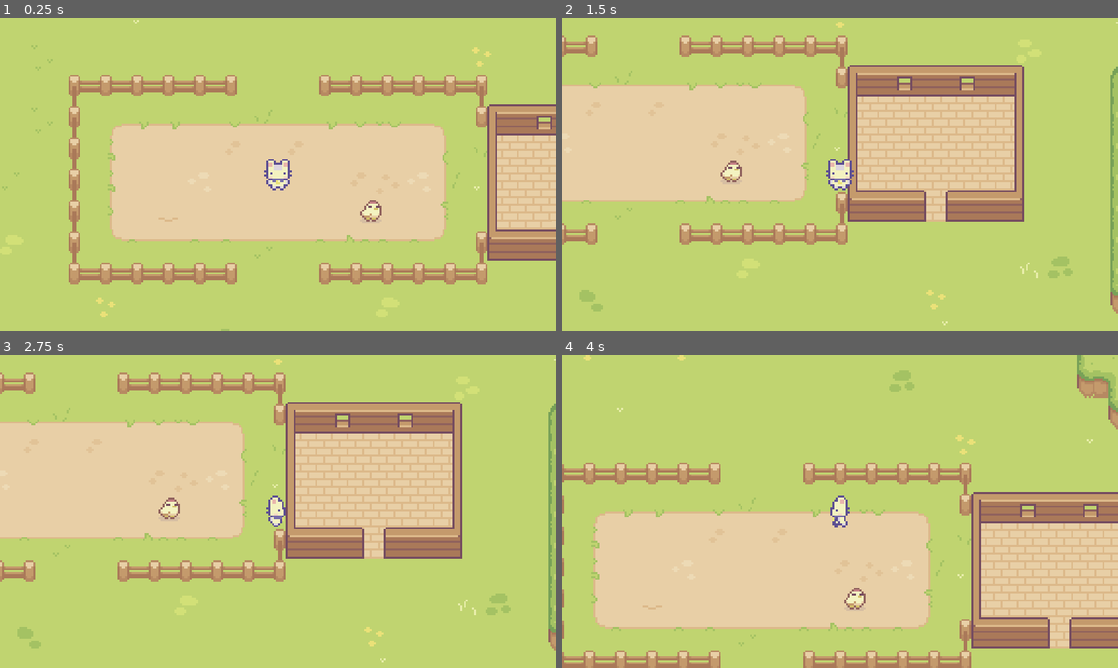
Above: before the commit, frames 1-4 (two rows, left to right).
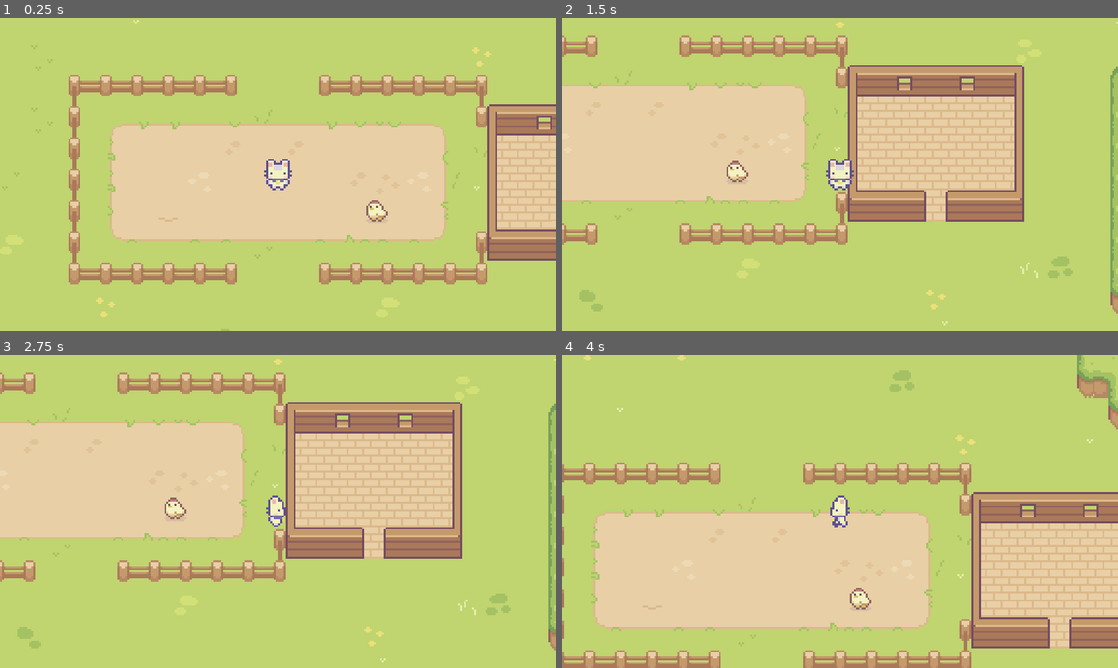
Above: after the commit, the same moments.

Repository: wiredwarbler/godot-playground
Game: Godot game, scene res://level/game_level.tscn
Same seed, same stepped clock (60 frames per second), same inputs: the game is played once before the commit and once after it.
Inputs:
- Up to frame 1 (0.25 s): no input
- Up to frame 2 (1.5 s): hold D (right) 0.53-1.28 s; hold Ctrl (ctrl) 0.53-1.28 s; hold S (down) from 1.28 s (still down); tap Ctrl (ctrl) at 1.35 s
- Up to frame 3 (2.75 s): release S (down) at 2.03 s; hold D (right) from 2.03 s (still down); hold Ctrl (ctrl) from 2.03 s (still down)
- Up to frame 4 (4 s): release D (right) at 2.78 s; release Ctrl (ctrl) at 2.78 s; hold W (up) 2.78-3.53 s; tap Ctrl (ctrl) at 2.85 s; tap Enter at 3.5 s; hold A (left) from 3.53 s (still down); hold Ctrl (ctrl) from 3.53 s (still down)

The runs differ from the first frame. In frame 1, 0.1% of the frame differs, in the area x 64-70%, y 58-66%; in frame 2, 0.1%; in frame 3, 0.1%; in frame 4, 0.2%, in the area x 50-56%, y 74-82%.

Commit message:
Chicken improvements: collision updated, animations added, horizontal sprite flip, random direction facing

Diff:
--- a/characters/mob_chicken.gd
+++ b/characters/mob_chicken.gd
@@ -1,7 +1,67 @@
 extends CharacterBody2D
 
-# _animated_sprite.flip_h = true # or false <- make use of this in order to flip the walking sprite
-# chicken sprites are very simple, making use of this should be a fun challenge.
+# Exposed Settings
+@export var move_speed: float = 75.00;
+@export var starting_direction: Vector2 = Vector2(-1, 0); # based on the sprites
+@export var movement_cooldown: float = 2.5;
 
 # todo: figure an algorithm to use random numbers to figure (1) state and (2) movement, if applicable
-enum CHICKEN_STATE { IDLE, RESTING, WALKING }
+enum CHICKEN_STATE { IDLE, WALKING, RESTING }
+
+var idle_state: String = "Idle";
+var walk_state: String = "Walking";
+
+var facing_array: Array[int] = [-1, 1];
+var current_movement_cooldown: float = movement_cooldown;
+
+# Resource Paths #
+var blend_path_format: String = "parameters/%s/blend_position";
+var idle_path: String = blend_path_format % idle_state; # -> "parameters/Idle/blend_position";
+var walk_path: String = blend_path_format % walk_state # -> "parameters/Walking/blend_position";
+
+# On Ready #
+@onready var animation_tree = $AnimationTree; # $ references associated child "AnimationTree" node; name must match
+@onready var state_machine = animation_tree.get("parameters/playback");
+@onready var sprite = $Sprite2D;
+#@onready var collision = $CollisionShape2D;
+
+func _ready():
+	# Initialize
+	update_animation_parameters(starting_direction);
+
+func _process(delta):
+	# note: delta is the number of seconds since the last _process function call
+	if (delta < current_movement_cooldown):
+		current_movement_cooldown -= delta;
+	else:
+		print("CHICKEN MOB:");
+
+		# todo: generate a new movement
+		# https://docs.godotengine.org/en/stable/classes/class_array.html#class-array-method-pick-random
+		var facing: int = facing_array.pick_random();
+		print(facing);
+		var next_movement = Vector2(facing, 0);
+
+		update_animation_parameters(next_movement);
+
+		# then restart the timer
+		current_movement_cooldown = movement_cooldown;
+		#timer.start(movement_cooldown);
+
+func update_animation_parameters(move_input: Vector2):
+	# manually update the x-axis (left-right) facing
+	set_facing(move_input);
+	# if (move_input != Vector2.ZERO)
+	animation_tree.set(idle_path, move_input);
+
+func set_facing(move_input: Vector2):
+	# Due to how simple the chicken's spritesheet is, I'm electing to make use of
+	# the sprite.flip_h to flip the sprite around instead of using the BlendSpace2D.
+
+	# _animated_sprite.flip_h = true # or false <- make use of this in order to flip the walking sprite
+	# chicken sprites are very simple, making use of this should be a fun challenge.
+	# sprite.flip_h = true;
+
+	# Vector2( right - left, down - up )
+	if (move_input.x != 0):
+		sprite.flip_h = move_input.x < 0;
--- a/characters/mob_chicken.tscn
+++ b/characters/mob_chicken.tscn
@@ -1,18 +1,148 @@
-[gd_scene load_steps=6 format=3 uid="uid://b5bm3hx0phcfb"]
+[gd_scene load_steps=24 format=3 uid="uid://b5bm3hx0phcfb"]
 
 [ext_resource type="Texture2D" uid="uid://dlo088mcsm6a6" path="res://art/Sprout Lands - Sprites - Basic pack/Characters/Free Chicken Sprites.png" id="1_5yu58"]
 [ext_resource type="Script" path="res://characters/mob_chicken.gd" id="1_frnv6"]
 
 [sub_resource type="RectangleShape2D" id="RectangleShape2D_bq0fs"]
-size = Vector2(10, 6)
+size = Vector2(8, 6)
 
-[sub_resource type="Animation" id="Animation_18gjd"]
+[sub_resource type="Animation" id="Animation_vi25e"]
+length = 0.001
+tracks/0/type = "value"
+tracks/0/imported = false
+tracks/0/enabled = true
+tracks/0/path = NodePath("Sprite2D:frame")
+tracks/0/interp = 1
+tracks/0/loop_wrap = true
+tracks/0/keys = {
+"times": PackedFloat32Array(0),
+"transitions": PackedFloat32Array(1),
+"update": 1,
+"values": [0]
+}
+
+[sub_resource type="Animation" id="Animation_h3u4y"]
+resource_name = "idle"
+length = 3.6
+loop_mode = 1
+tracks/0/type = "value"
+tracks/0/imported = false
+tracks/0/enabled = true
+tracks/0/path = NodePath("Sprite2D:frame")
+tracks/0/interp = 1
+tracks/0/loop_wrap = true
+tracks/0/keys = {
+"times": PackedFloat32Array(0, 0.4, 0.7, 1, 1.3),
+"transitions": PackedFloat32Array(1, 1, 1, 1, 1),
+"update": 1,
+"values": [0, 1, 0, 1, 0]
+}
+
+[sub_resource type="Animation" id="Animation_rghox"]
 resource_name = "walk"
+length = 1.2
+loop_mode = 1
+tracks/0/type = "value"
+tracks/0/imported = false
+tracks/0/enabled = true
+tracks/0/path = NodePath("Sprite2D:frame")
+tracks/0/interp = 1
+tracks/0/loop_wrap = true
+tracks/0/keys = {
+"times": PackedFloat32Array(0, 0.3, 0.6, 0.9),
+"transitions": PackedFloat32Array(1, 1, 1, 1),
+"update": 1,
+"values": [4, 5, 6, 7]
+}
+
+[sub_resource type="Animation" id="Animation_khvgf"]
+resource_name = "rest"
+tracks/0/type = "value"
+tracks/0/imported = false
+tracks/0/enabled = true
+tracks/0/path = NodePath("Sprite2D:frame")
+tracks/0/interp = 1
+tracks/0/loop_wrap = true
+tracks/0/keys = {
+"times": PackedFloat32Array(0),
+"transitions": PackedFloat32Array(1),
+"update": 1,
+"values": [1]
+}
 
 [sub_resource type="AnimationLibrary" id="AnimationLibrary_ouvx5"]
 _data = {
-"walk": SubResource("Animation_18gjd")
+"RESET": SubResource("Animation_vi25e"),
+"idle": SubResource("Animation_h3u4y"),
+"rest": SubResource("Animation_khvgf"),
+"walk": SubResource("Animation_rghox")
 }
+
+[sub_resource type="AnimationNodeAnimation" id="AnimationNodeAnimation_dn0rv"]
+animation = &"idle"
+
+[sub_resource type="AnimationNodeAnimation" id="AnimationNodeAnimation_y8s1o"]
+animation = &"idle"
+
+[sub_resource type="AnimationNodeAnimation" id="AnimationNodeAnimation_d42lk"]
+animation = &"idle"
+
+[sub_resource type="AnimationNodeAnimation" id="AnimationNodeAnimation_w1vpu"]
+animation = &"idle"
+
+[sub_resource type="AnimationNodeBlendSpace2D" id="AnimationNodeBlendSpace2D_inl3y"]
+blend_point_0/node = SubResource("AnimationNodeAnimation_dn0rv")
+blend_point_0/pos = Vector2(0, 1)
+blend_point_1/node = SubResource("AnimationNodeAnimation_y8s1o")
+blend_point_1/pos = Vector2(-1.1, 0)
+blend_point_2/node = SubResource("AnimationNodeAnimation_d42lk")
+blend_point_2/pos = Vector2(0, -1)
+blend_point_3/node = SubResource("AnimationNodeAnimation_w1vpu")
+blend_point_3/pos = Vector2(1.1, 0)
+min_space = Vector2(-1.1, -1)
+max_space = Vector2(1.1, 1)
+
+[sub_resource type="AnimationNodeBlendSpace2D" id="AnimationNodeBlendSpace2D_w3h7s"]
+
+[sub_resource type="AnimationNodeAnimation" id="AnimationNodeAnimation_enpfu"]
+animation = &"walk"
+
+[sub_resource type="AnimationNodeAnimation" id="AnimationNodeAnimation_40rxl"]
+animation = &"walk"
+
+[sub_resource type="AnimationNodeAnimation" id="AnimationNodeAnimation_awocf"]
+animation = &"walk"
+
+[sub_resource type="AnimationNodeAnimation" id="AnimationNodeAnimation_l335d"]
+animation = &"walk"
+
+[sub_resource type="AnimationNodeBlendSpace2D" id="AnimationNodeBlendSpace2D_01djw"]
+blend_point_0/node = SubResource("AnimationNodeAnimation_enpfu")
+blend_point_0/pos = Vector2(0, 1)
+blend_point_1/node = SubResource("AnimationNodeAnimation_40rxl")
+blend_point_1/pos = Vector2(-1.1, 0)
+blend_point_2/node = SubResource("AnimationNodeAnimation_awocf")
+blend_point_2/pos = Vector2(0, -1)
+blend_point_3/node = SubResource("AnimationNodeAnimation_l335d")
+blend_point_3/pos = Vector2(1.1, 0)
+min_space = Vector2(-1.1, -1)
+max_space = Vector2(1.1, 1)
+
+[sub_resource type="AnimationNodeStateMachineTransition" id="AnimationNodeStateMachineTransition_fu750"]
+advance_mode = 2
+
+[sub_resource type="AnimationNodeStateMachineTransition" id="AnimationNodeStateMachineTransition_shms3"]
+
+[sub_resource type="AnimationNodeStateMachineTransition" id="AnimationNodeStateMachineTransition_i2o8f"]
+
+[sub_resource type="AnimationNodeStateMachine" id="AnimationNodeStateMachine_7yddu"]
+states/Idle/node = SubResource("AnimationNodeBlendSpace2D_inl3y")
+states/Idle/position = Vector2(353, 100)
+states/Resting/node = SubResource("AnimationNodeBlendSpace2D_w3h7s")
+states/Resting/position = Vector2(422, 182)
+states/Walking/node = SubResource("AnimationNodeBlendSpace2D_01djw")
+states/Walking/position = Vector2(268, 182)
+transitions = ["Start", "Idle", SubResource("AnimationNodeStateMachineTransition_fu750"), "Idle", "Walking", SubResource("AnimationNodeStateMachineTransition_shms3"), "Walking", "Idle", SubResource("AnimationNodeStateMachineTransition_i2o8f")]
 
 [node name="MobChicken" type="CharacterBody2D"]
 script = ExtResource("1_frnv6")
@@ -21,10 +151,9 @@
 texture = ExtResource("1_5yu58")
 hframes = 4
 vframes = 2
-frame = 1
 
 [node name="CollisionShape2D" type="CollisionShape2D" parent="."]
-position = Vector2(-1, 3)
+position = Vector2(0, 3)
 shape = SubResource("RectangleShape2D_bq0fs")
 
 [node name="AnimationPlayer" type="AnimationPlayer" parent="."]
@@ -33,3 +162,11 @@
 }
 
 [node name="AnimationTree" type="AnimationTree" parent="."]
+libraries = {
+"": SubResource("AnimationLibrary_ouvx5")
+}
+tree_root = SubResource("AnimationNodeStateMachine_7yddu")
+anim_player = NodePath("../AnimationPlayer")
+parameters/Idle/blend_position = Vector2(-0.0582353, -0.136564)
+parameters/Resting/blend_position = Vector2(0, 0)
+parameters/Walking/blend_position = Vector2(-0.0107844, 0.38326)
--- a/characters/player_cat.gd
+++ b/characters/player_cat.gd
@@ -6,7 +6,7 @@
 @export var starting_direction: Vector2 = Vector2(0, 1); # based on the sprites
 
 # State Names #
-enum PLAYER_STATE { IDLE, WALKING }; # todo: implement this
+enum PLAYER_STATE { IDLE, WALKING, RUNNING }; # todo: implement this
 # referenced as PLAYER_STATE.IDLE, PLAYER_STATE.WALKING
 
 var idle_state: String = "Idle";
--- a/characters/player_cat.tscn
+++ b/characters/player_cat.tscn
@@ -195,6 +195,8 @@
 max_space = Vector2(1, 1.1)
 blend_mode = 1
 
+[sub_resource type="AnimationNodeBlendSpace2D" id="AnimationNodeBlendSpace2D_8ocsb"]
+
 [sub_resource type="AnimationNodeAnimation" id="AnimationNodeAnimation_6gdtu"]
 animation = &"walk_down"
 
@@ -228,10 +230,13 @@
 advance_mode = 2
 
 [sub_resource type="AnimationNodeStateMachine" id="AnimationNodeStateMachine_7lfjl"]
+states/End/position = Vector2(687, 100)
 states/Idle/node = SubResource("AnimationNodeBlendSpace2D_jcmb6")
 states/Idle/position = Vector2(329, 101)
+states/Running/node = SubResource("AnimationNodeBlendSpace2D_8ocsb")
+states/Running/position = Vector2(417, 184)
 states/Walking/node = SubResource("AnimationNodeBlendSpace2D_1ydw0")
-states/Walking/position = Vector2(379, 184)
+states/Walking/position = Vector2(230, 184)
 transitions = ["Idle", "Walking", SubResource("AnimationNodeStateMachineTransition_7w3ni"), "Walking", "Idle", SubResource("AnimationNodeStateMachineTransition_cd07k"), "Start", "Idle", SubResource("AnimationNodeStateMachineTransition_ps25l")]
 
 [node name="PlayerCat" type="CharacterBody2D"]
@@ -258,5 +263,6 @@
 }
 tree_root = SubResource("AnimationNodeStateMachine_7lfjl")
 anim_player = NodePath("../AnimationPlayer")
-parameters/Idle/blend_position = Vector2(0.149813, -0.374815)
+parameters/Idle/blend_position = Vector2(0.115686, -0.111454)
+parameters/Running/blend_position = Vector2(0, 0)
 parameters/Walking/blend_position = Vector2(-0.110487, 0.252593)
Not shown: 1 places in characters/player_cat.tscn that only renumber resources
